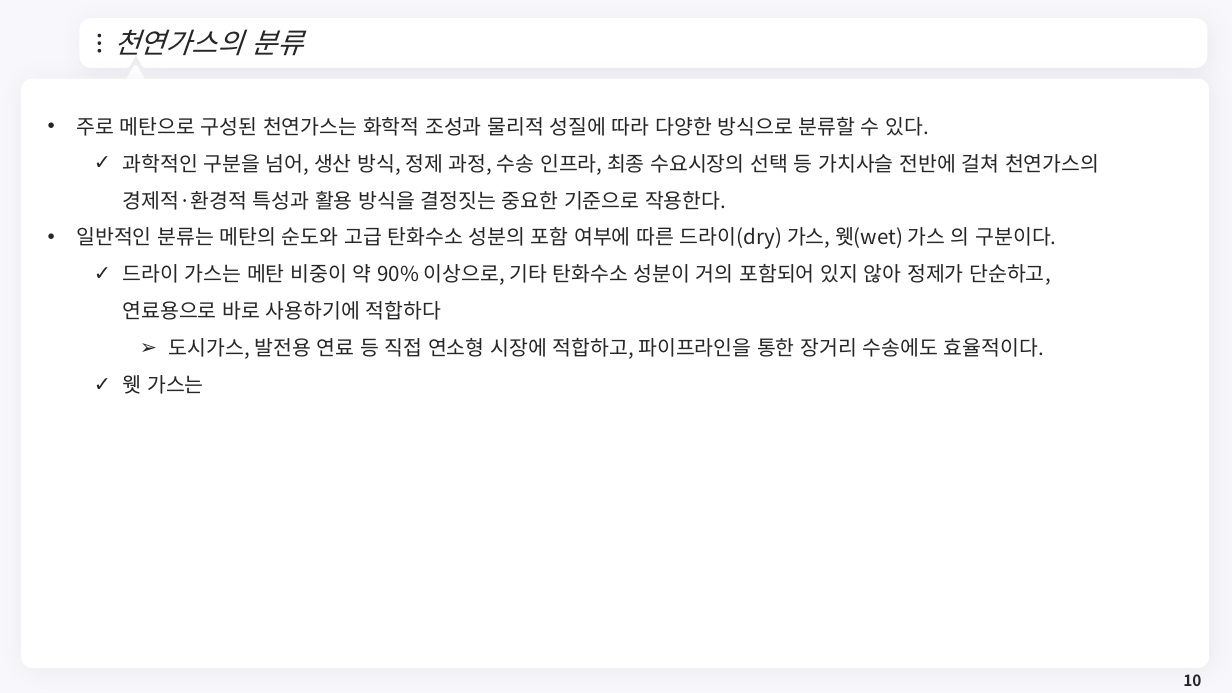
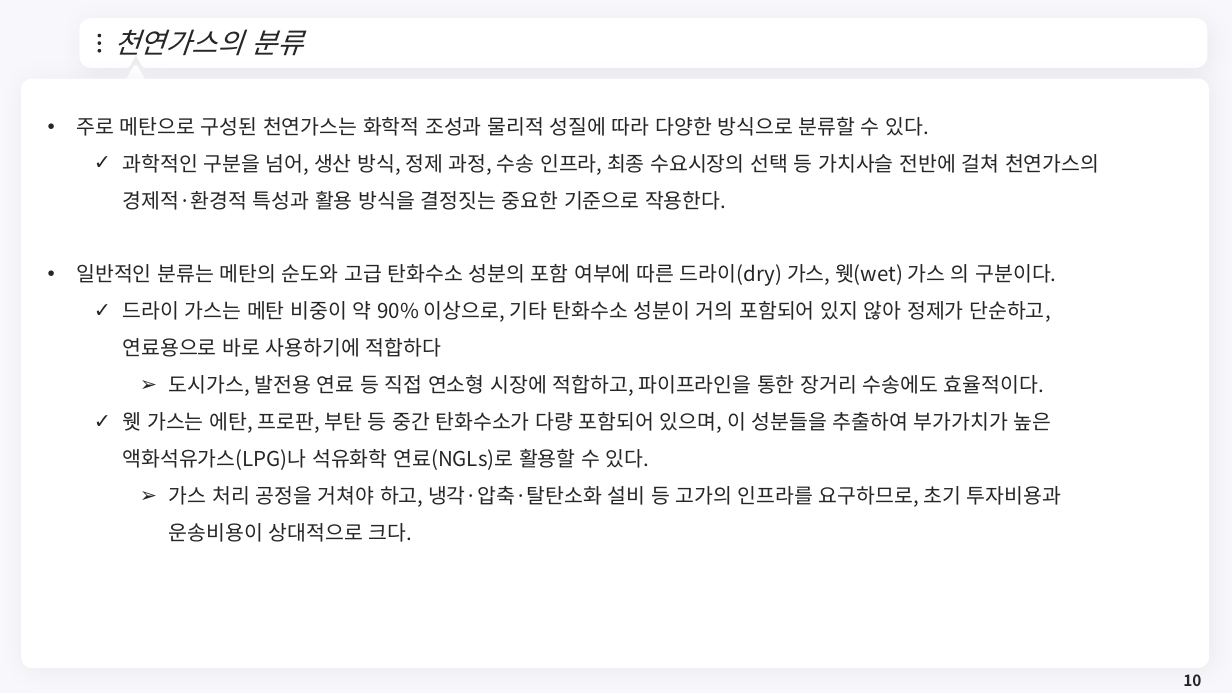
Before and after one commit to meandthey/Teaching, a slide deck: slide 10 of 에너지경제학/자원에너지경제학_Chapter_3 (가스).pptx. Drawn at 1232x693 pixels with LibreOffice and Linux fonts; fonts in the diff are those of the drawing; background and template pictures are left out. Boxes give left, top, right and bottom in pixels: in the first picture for what was removed or moved away, otherwise in the second. Text is boxed around its words. In the diff, an @@ line names an element or a change of style, - is before the commit and + after.

```diff
--- a/에너지경제학/자원에너지경제학_Chapter_3 (가스).pptx
+++ b/에너지경제학/자원에너지경제학_Chapter_3 (가스).pptx
@@ text at (x1=123, y1=412, x2=1061, y2=542): text changed @@
-  ✓ 웻 가스는
+  ✓ 웻 가스는 에탄, 프로판, 부탄 등 중간 탄화수소가 다량 포함되어 있으며, 이 성분들을 추출하여 부가가치가 높은 액화석유가스(LPG)나 석유화학 연료(NGLs)로 활용할 수 있다.
+    ➢ 가스 처리 공정을 거쳐야 하고, 냉각·압축·탈탄소화 설비 등 고가의 인프라를 요구하므로, 초기 투자비용과 운송비용이 상대적으로 크다.
```
Also in this commit, not shown: 2 slides added.
